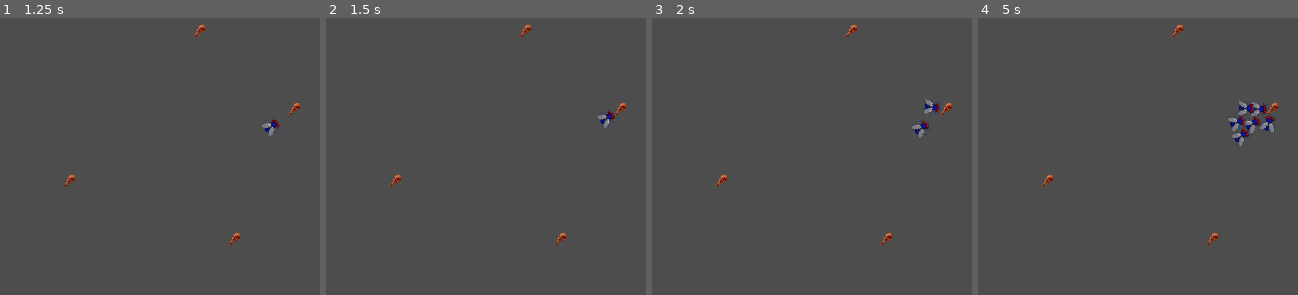
Above: before the commit, frames 1-4 (left to right).
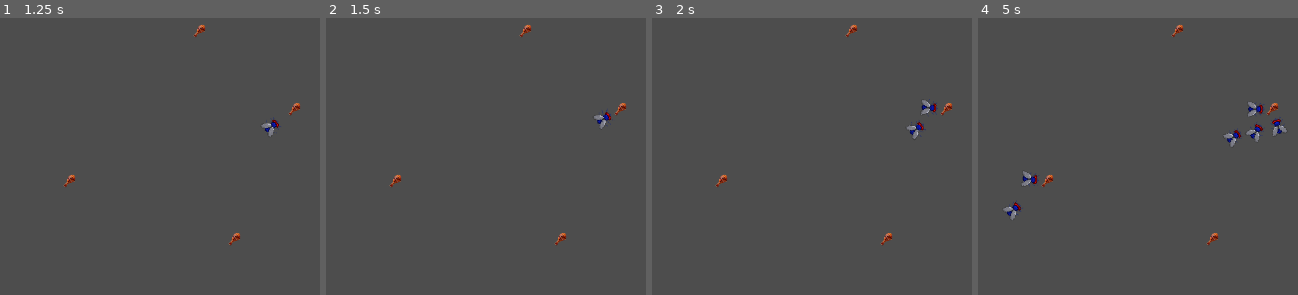
Above: after the commit, the same moments.

Repository: reverse09/summer-jam-project
Game: Godot game, scene res://scenes/game.tscn
Two runs of this game, one before a commit and one after it. Both use one fixed random seed, a clock stepped at 60 frames per second and the inputs below.
Inputs (mouse positions are in pixels of both pictures, inside the frame that each line leads up to):
- Up to frame 1 (1.25 s): tap Enter at 0.5 s; move the mouse to (outside the picture) at 0.52 s; click (outside the picture) at 0.6 s
- Up to frame 2 (1.5 s): tap Space at 1.25 s; move the mouse to (425, 159) at 1.27 s; click (425, 159) at 1.35 s
- Up to frame 3 (2 s): no input
- Up to frame 4 (5 s): move the mouse to (outside the picture) at 2.02 s; click (outside the picture) at 2.1 s; move the mouse to (1195, 225) at 2.77 s; click (1195, 225) at 2.85 s; move the mouse to (outside the picture) at 3.52 s; click (outside the picture) at 3.6 s; move the mouse to (997, 67) at 4.27 s; click (997, 67) at 4.35 s

Frame 1 is identical in both runs. In frame 2, 0.2% of the frame differs, in the area x 83-90%, y 33-41%; in frame 3, 0.4%; in frame 4, 1.7%, in the area x 7-97%, y 29-73%.

Commit message:
basic swatting implementation

Diff:
--- a/scenes/fly.tscn
+++ b/scenes/fly.tscn
@@ -1,9 +1,10 @@
 [gd_scene load_steps=9 format=3 uid="uid://wm7uh6iipgvs"]
 
-[ext_resource type="Script" uid="uid://i07xuel6kem3" path="res://scripts/fly.gd" id="1_xr3pu"]
+[ext_resource type="Script" uid="uid://i07xuel6kem3" path="res://scripts/bug.gd" id="1_xr3pu"]
 [ext_resource type="Texture2D" uid="uid://comefjojqmh41" path="res://assets/fly.png" id="2_xr3pu"]
 
 [sub_resource type="RectangleShape2D" id="RectangleShape2D_xr3pu"]
+size = Vector2(30, 30)
 
 [sub_resource type="AtlasTexture" id="AtlasTexture_2lkvx"]
 atlas = ExtResource("2_xr3pu")
@@ -41,19 +42,17 @@
 "speed": 5.0
 }]
 
-[node name="Fly" type="Node2D"]
-
-[node name="CharacterBody2D" type="CharacterBody2D" parent="."]
+[node name="Fly" type="CharacterBody2D"]
 script = ExtResource("1_xr3pu")
 
-[node name="CollisionShape2D" type="CollisionShape2D" parent="CharacterBody2D"]
+[node name="CollisionShape2D" type="CollisionShape2D" parent="."]
 shape = SubResource("RectangleShape2D_xr3pu")
 
-[node name="Sprite2D" type="AnimatedSprite2D" parent="CharacterBody2D"]
+[node name="Sprite2D" type="AnimatedSprite2D" parent="."]
 texture_filter = 1
 rotation = 1.5708
 sprite_frames = SubResource("SpriteFrames_eswn2")
 autoplay = "default"
 frame_progress = 0.260086
 
-[node name="NavigationAgent2D" type="NavigationAgent2D" parent="CharacterBody2D"]
+[node name="NavigationAgent2D" type="NavigationAgent2D" parent="."]
--- a/scenes/food.tscn
+++ b/scenes/food.tscn
@@ -5,13 +5,11 @@
 [sub_resource type="RectangleShape2D" id="RectangleShape2D_af40f"]
 size = Vector2(24, 22)
 
-[node name="Food" type="Node2D"]
+[node name="Food" type="StaticBody2D" groups=["food"]]
 
-[node name="StaticBody2D" type="StaticBody2D" parent="."]
-
-[node name="CollisionShape2D" type="CollisionShape2D" parent="StaticBody2D"]
+[node name="CollisionShape2D" type="CollisionShape2D" parent="."]
 shape = SubResource("RectangleShape2D_af40f")
 
-[node name="Sprite2D" type="Sprite2D" parent="StaticBody2D" groups=["food"]]
+[node name="Sprite2D" type="Sprite2D" parent="."]
 scale = Vector2(0.065, 0.065)
 texture = ExtResource("1_xven1")
--- a/scenes/swatter.gd
+++ b/scenes/swatter.gd
@@ -1,13 +1,18 @@
-extends StaticBody2D
+extends Area2D
 signal swatted_enemy
 
 @onready var animation_sprite = $AnimatedSprite2D
+@onready var collision_shape_2d: CollisionShape2D = $CollisionShape2D
 
 var mouse_position
 
 func swat():
+	var bodies: Array[Node2D] = get_overlapping_bodies()
+	for body in bodies:
+		if body is Bug:
+			body.queue_free()
+			emit_signal("swatted_enemy")
 	animation_sprite.play("swat")
-	emit_signal("swatted_enemy")
 
 func _process(delta):
 	mouse_position = get_global_mouse_position()
--- a/scenes/swatter.tscn
+++ b/scenes/swatter.tscn
@@ -39,9 +39,9 @@
 }]
 
 [sub_resource type="RectangleShape2D" id="RectangleShape2D_cjwij"]
-size = Vector2(17, 44)
+size = Vector2(25, 60)
 
-[node name="Swatter" type="StaticBody2D"]
+[node name="Swatter" type="Area2D"]
 script = ExtResource("1_bb5xh")
 
 [node name="AnimatedSprite2D" type="AnimatedSprite2D" parent="."]
--- a/scripts/fly.gd
+++ b/scripts/bug.gd
@@ -1,7 +1,8 @@
+class_name Bug
 extends CharacterBody2D
 
-var speed = 100.0
-var accel = 4
+@export var speed = 100.0
+@export var accel = 4
 
 @onready var nav: NavigationAgent2D = $NavigationAgent2D
 
Renamed: scripts/fly.gd.uid -> scripts/bug.gd.uid
